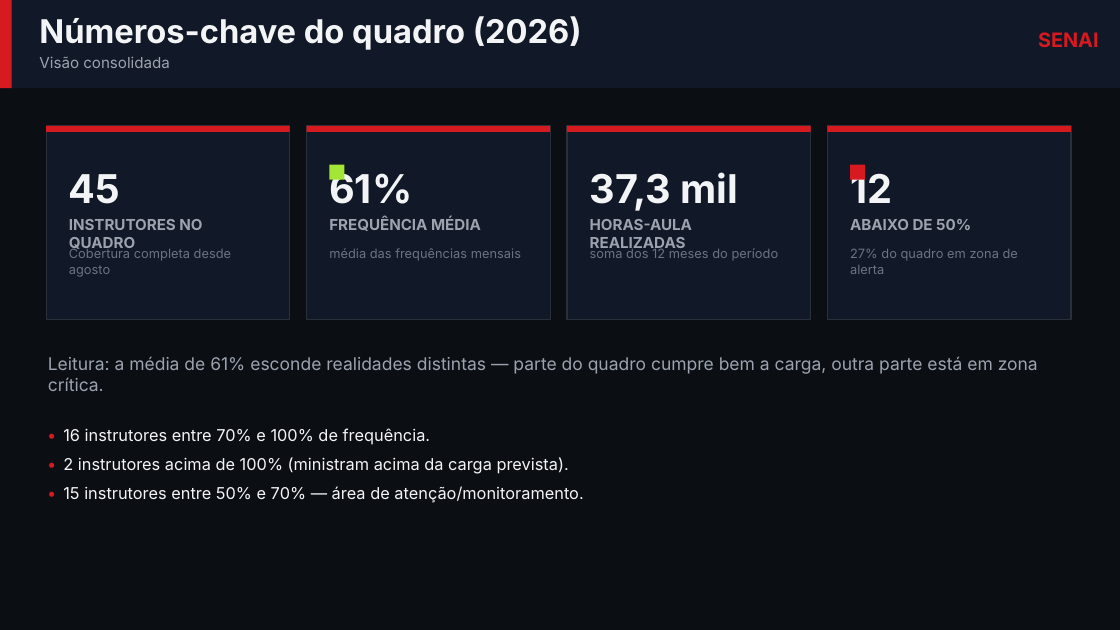
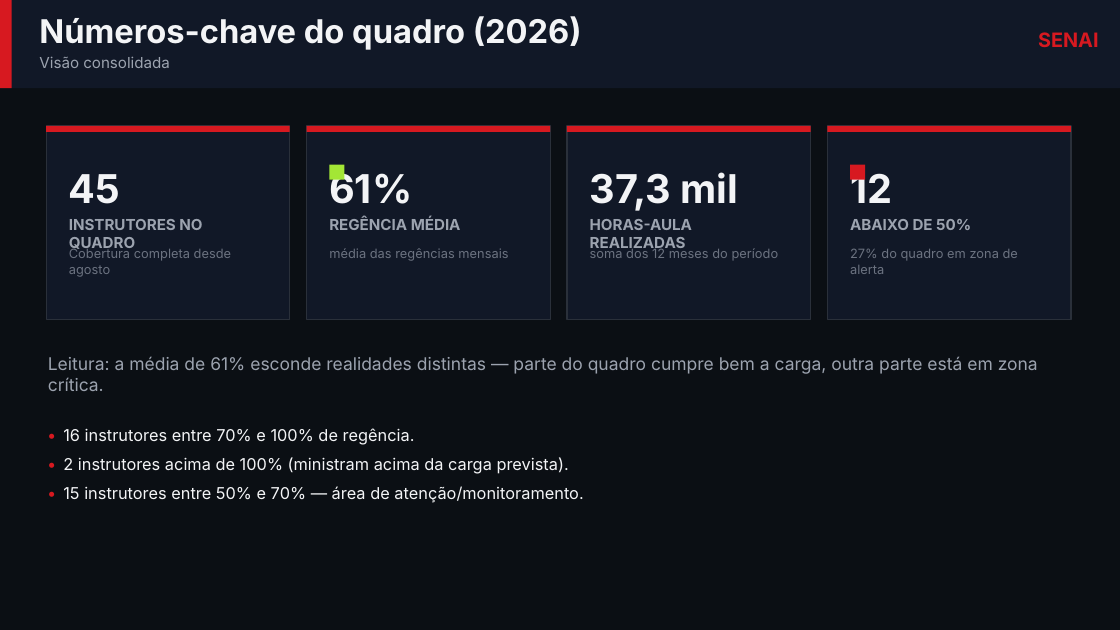
Before and after one commit to mmsxdev/bi-regencia, a slide deck: slide 4 of apresentacao/BI_Regencia_Apresentacao.pptx. Drawn at 1120x630 pixels with LibreOffice and Linux fonts; fonts in the diff are those of the drawing. Boxes give left, top, right and bottom in pixels: in the first picture for what was removed or moved away, otherwise in the second. Text is boxed around its words. In the diff, an @@ line names an element or a change of style, - is before the commit and + after.

```diff
--- a/apresentacao/BI_Regencia_Apresentacao.pptx
+++ b/apresentacao/BI_Regencia_Apresentacao.pptx
@@ text at (329,217,461,230): text changed @@
-FREQUÊNCIA MÉDIA
+REGÊNCIA MÉDIA
@@ text at (329,248,508,261): text changed @@
-média das frequências mensais
+média das regências mensais
@@ text at (63,428,415,445): text changed @@
-• 16 instrutores entre 70% e 100% de frequência.
+• 16 instrutores entre 70% e 100% de regência.
```
Also in this commit, not shown: 10 other slides changed, 20 other files.
